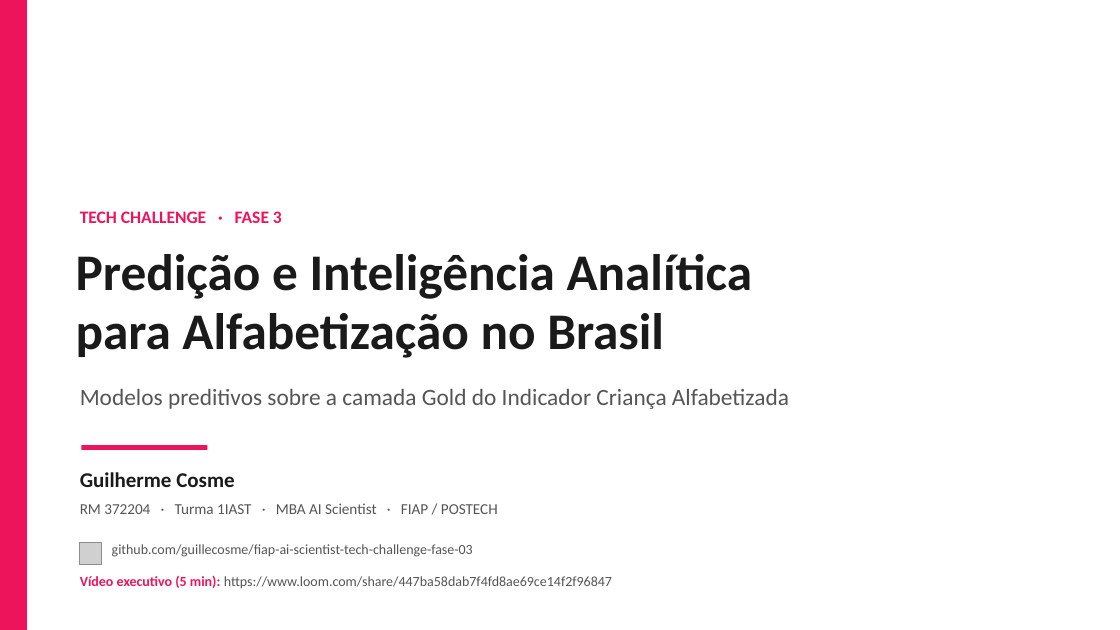
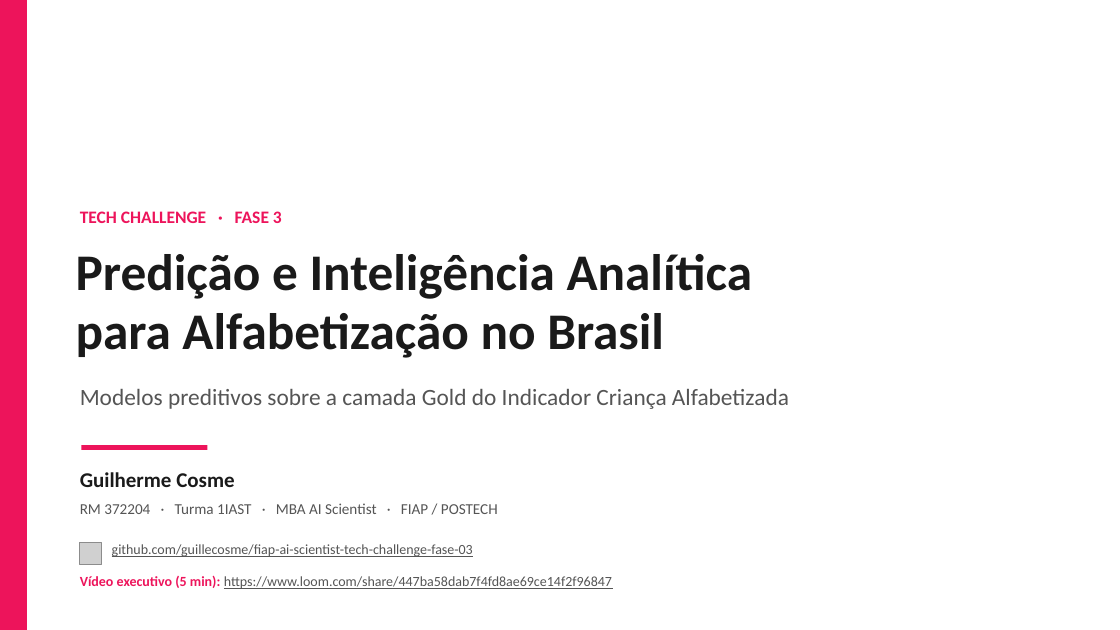
Before and after one commit to guillecosme/fiap-ai-scientist-tech-challenge-fase-03, a slide deck: slide 1 of reports/slides/RM372204 - Guilherme Cosme - Tech Challenge Fase 03.pptx. Drawn at 1120x630 pixels with LibreOffice and Linux fonts; fonts in the diff are those of the drawing; grey boxes stand for pictures. Boxes give left, top, right and bottom in pixels: in the first picture for what was removed or moved away, otherwise in the second. Text is boxed around its words. In the diff, an @@ line names an element or a change of style, - is before the commit and + after.

```diff
--- a/reports/slides/RM372204 - Guilherme Cosme - Tech Challenge Fase 03.pptx
+++ b/reports/slides/RM372204 - Guilherme Cosme - Tech Challenge Fase 03.pptx
@@ text "github.com/guillecosme/fiap-ai-scientist-tech-challenge-fase ..." at (x1=112, y1=544, x2=473, y2=557): underline on @@
@@ text "Vídeo executivo (5 min): https://www.loom.com/share/447ba58d ..." at (x1=80, y1=576, x2=612, y2=589): underline on in "https://www.loom.com/share/447ba58dab7f4fd8ae69ce14f2f96847" @@
```
Also in this commit, not shown: 1 other slide changed, 5 other files.
